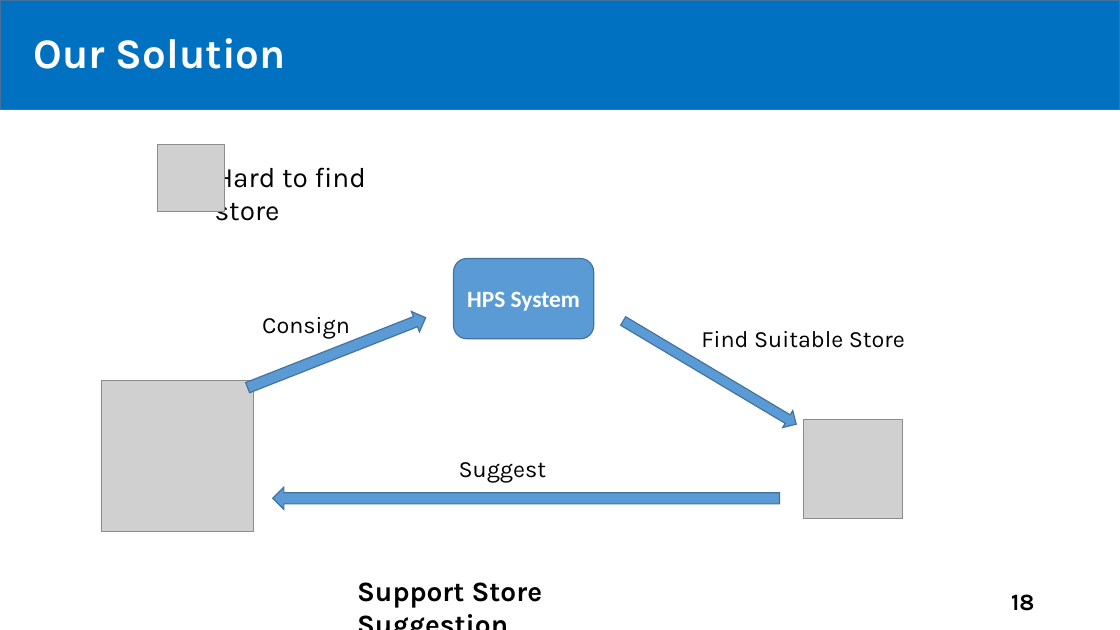
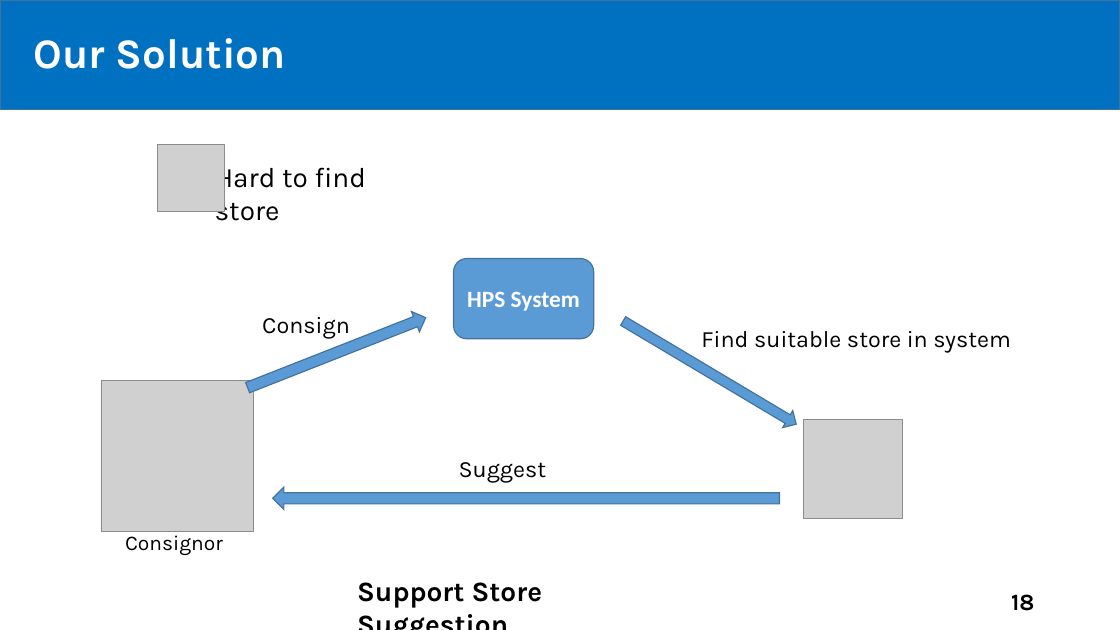
Before and after one commit to tiendan3108/CP, a slide deck: slide 18 of Source/Presentation/PreFinalPresentation.pptx. Drawn at 1120x630 pixels with LibreOffice and Linux fonts; fonts in the diff are those of the drawing; grey boxes stand for pictures. Boxes give left, top, right and bottom in pixels: in the first picture for what was removed or moved away, otherwise in the second. Text is boxed around its words. In the diff, an @@ line names an element or a change of style, - is before the commit and + after.

```diff
--- a/Source/Presentation/PreFinalPresentation.pptx
+++ b/Source/Presentation/PreFinalPresentation.pptx
@@ text at (701, 331, 1011, 353): text changed @@
-Find Suitable Store
+Find suitable store in system
@@ text added at (125, 531, 223, 555), 18 pt, text #000000 @@
+Consignor
```
Also in this commit, not shown: 24 other slides changed, 14 slides added.
